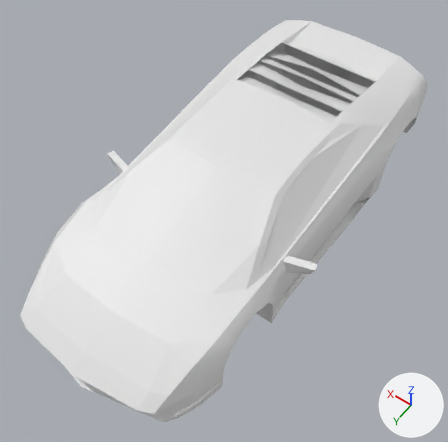
Before and after pictures for a commit that changed the Blender file models/lamborgini_body.blend.
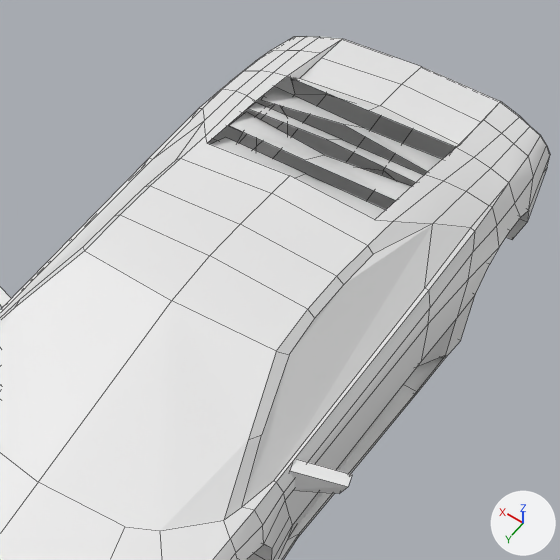
Each version is shown whole from a 50 mm lens placed at (-2.08, 3.31, 4.53), pointed at (-0.05, 0.47, 0.06), then close up on the part from 27% to 97% of the width and 0% to 70% of the height. Lighting does not change. The marker at lower right points along +X, +Y and +Z. The last two pictures show the newer version. The close-ups show mesh edges as thin lines.

Names of what the first close-up shows: 'Body.001', 'Body.002'.
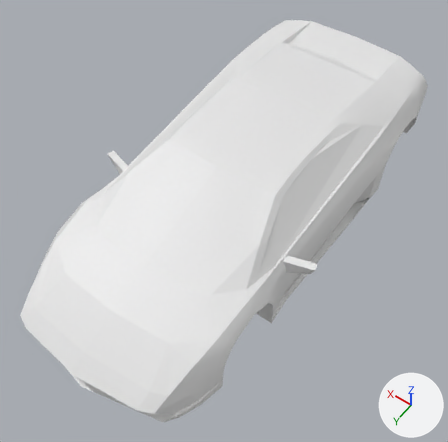
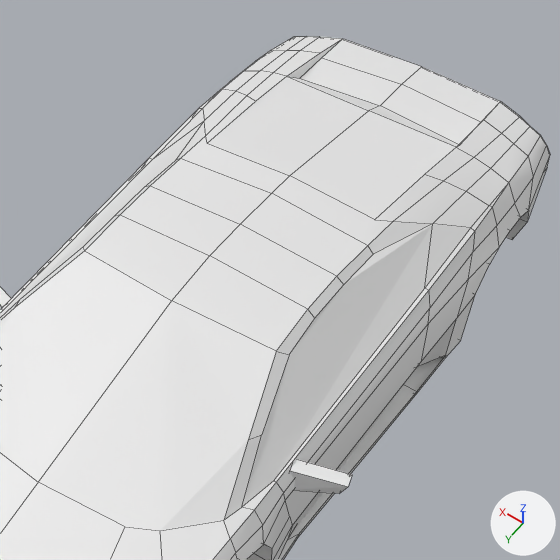
Edits to the scene script, one JSON object a line:
```json
{"block": "me_cube_002", "where": "# used by ob_body_002; location = (0.002, 0.248, -0.132); rotation_euler = (0.0, 0.0, 3.142), in degrees (0, 0, 180); scale = (0.956, 0.934, 0.934)"}
{"block": "me_cube_002", "where": "# verts and faces of me_cube_002; kept vertices keep their numbers, new ones are numbered from 144"}
{"op": "remove", "block": "me_cube_002", "code": "me_cube_002.from_pydata(...)  # 144 vertices, 66 faces; spans x -1.14..1.0, y -2.24..2.56, z -0.07..1.0"}
{"op": "add", "block": "me_cube_002", "code": "me_cube_002.from_pydata(...)  # 133 vertices, 63 faces; spans x -1.14..1.0, y -2.24..2.56, z -0.07..1.0"}
{"block": "me_cube_002", "change": "me_cube_002 part 1: the loose piece of 4 vertices spanning x -0.53..0.0, y 0.77..1.0, z 0.88..0.99 is deleted"}
{"block": "me_cube_002", "change": "me_cube_002 part 2: the loose piece of 4 vertices spanning x -0.69..0.0, y 1.38..1.74, z 0.73..0.98 is deleted"}
{"block": "me_cube_002", "change": "me_cube_002 part 3: the loose piece of 4 vertices spanning x -0.56..0.0, y 0.97..1.27, z 0.87..1.0 is deleted"}
{"block": "me_cube_002", "change": "me_cube_002 part 4: the loose piece of 4 vertices spanning x -0.58..0.0, y 1.19..1.4, z 0.85..0.99 is deleted"}
{"block": "me_cube_002", "change": "me_cube_002 part 5"}
{"op": "add", "block": "me_cube_002", "code": "verts[144] = (0.55, 1.7, 0.87)  # pixel (456, 147)"}
{"op": "add", "block": "me_cube_002", "code": "verts[145] = (0.52, 0.8, 0.98)  # pixel (374, 219)"}
{"op": "add", "block": "me_cube_002", "code": "verts[146] = (0.54, 1.33, 0.92)  # pixel (424, 174)"}
{"op": "add", "block": "me_cube_002", "code": "verts[147] = (0.0, 0.81, 1.0)  # pixel (289, 175)"}
{"op": "add", "block": "me_cube_002", "code": "verts[148] = (0.0, 1.7, 0.87)  # pixel (368, 110)"}
{"op": "add", "block": "me_cube_002", "code": "faces += [(144, 148, 147, 145, 146)]  # smooth"}
```

Pixel boxes (x1, y1, x2, y2) of what changed, in the close-ups (560 x 560 px):
```json
{"object": "Body.002", "change": "reshaped", "before": [0, 80, 527, 560], "after": [0, 77, 527, 560]}
{"part": 1, "of": "me_cube_002", "change": "deleted", "before": [211, 138, 385, 220]}
{"part": 2, "of": "me_cube_002", "change": "deleted", "before": [261, 87, 442, 172]}
{"part": 3, "of": "me_cube_002", "change": "deleted", "before": [229, 112, 412, 200]}
{"part": 4, "of": "me_cube_002", "change": "deleted", "before": [248, 102, 424, 182]}
{"part": 5, "of": "me_cube_002", "change": "added", "after": [208, 77, 456, 220]}
```
